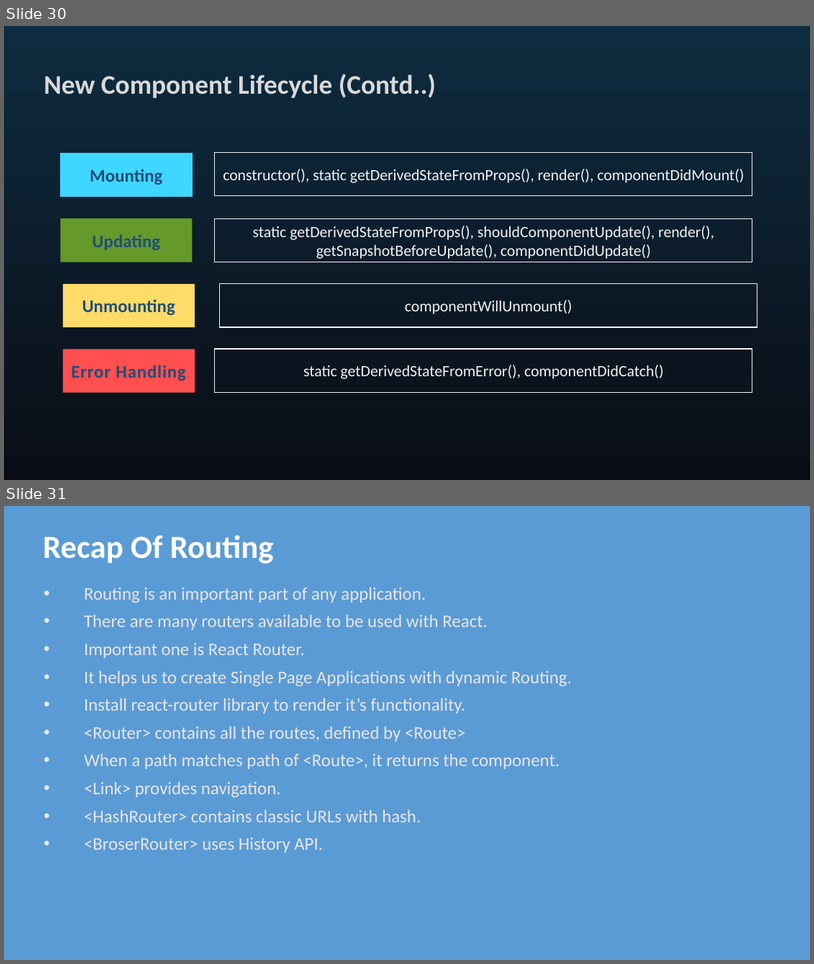
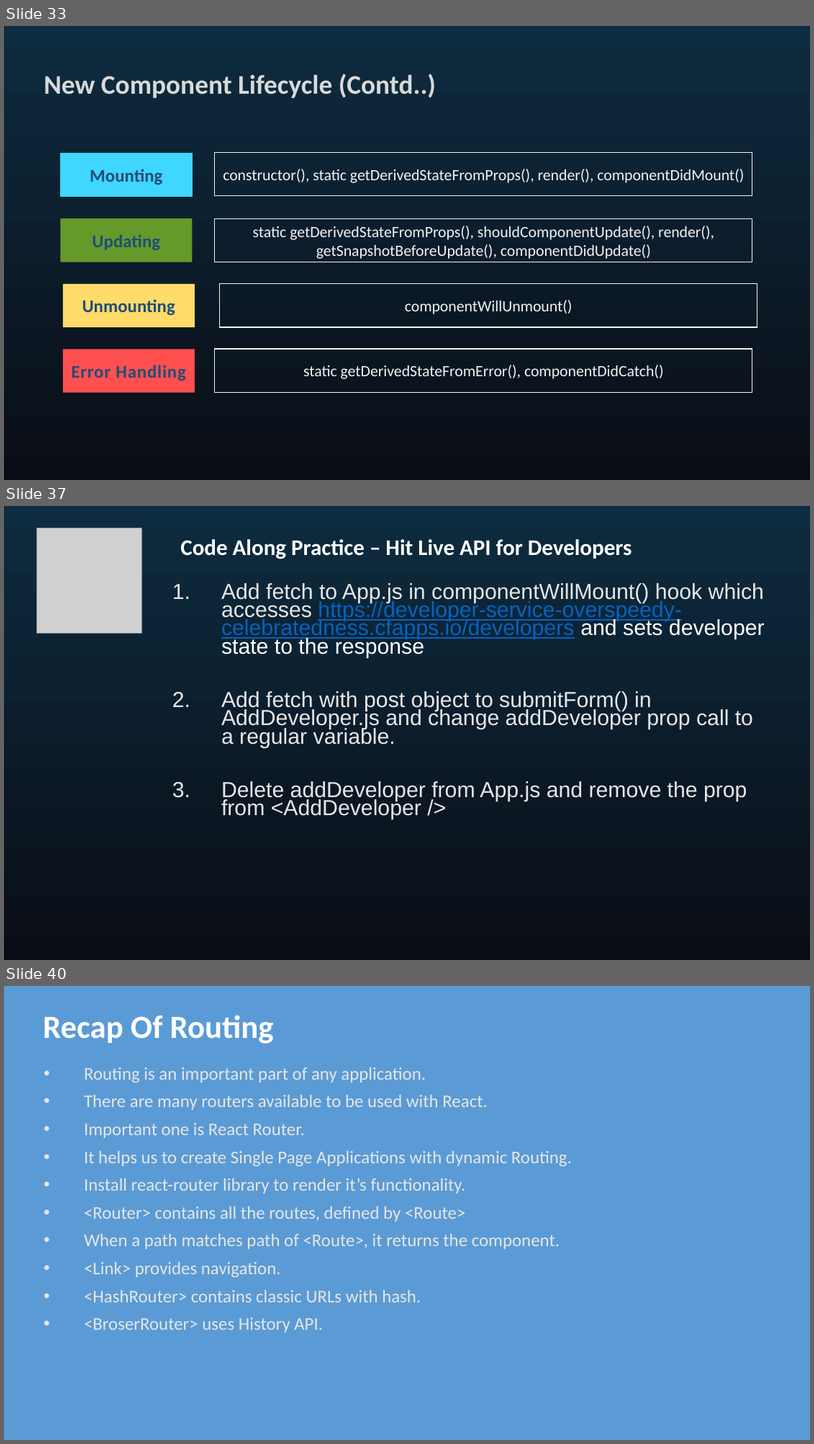
Before and after one commit to seblechernet/PowerPoint-Decks, a slide deck: 04 React Routing, Component Lifecycle Methods.pptx. Shown one above the other, each under a label of ours: slides 30 and 31 before the commit, slides 33, 37 and 40 after it; the slides between them are not shown. The pictures are 814x964 and 814x1444 pixels, drawn with LibreOffice and Linux fonts; fonts in the diff are those of the drawing; grey boxes stand for pictures. Boxes give left, top, right and bottom in pixels: in the first picture for what was removed or moved away, otherwise in the second. Text is boxed around its words. In the diff, an @@ line names an element or a change of style, - is before the commit and + after.

```diff
--- a/04 React Routing, Component Lifecycle Methods.pptx
+++ b/04 React Routing, Component Lifecycle Methods.pptx
@@ slide 37 added at box(4, 506, 810, 960), background gradient #0D2C3F to #0A0D16 @@
@@ picture added at box(36, 528, 142, 633) @@
@@ title added at box(180, 539, 633, 559), 26.7 pt, text #FFFFFF, bold @@
+Code Along Practice – Hit Live API for Developers
@@ text added at box(221, 583, 765, 819), 25.9 pt, text #E7E6E6 @@
+1. Add fetch to App.js in componentWillMount() hook which accesses https://developer-service-overspeedy-celebratedness.cfapps.io/developers and sets developer state to the response
+2. Add fetch with post object to submitForm() in AddDeveloper.js and change addDeveloper prop call to a regular variable.
+3. Delete addDeveloper from App.js and remove the prop from <AddDeveloper />
@@ what was slide 30 is now slide 33 @@
@@ what was slide 31 is now slide 40 @@
```
Also in this commit, not shown: 7 slides changed, 10 other slides added, 2 slides removed.
